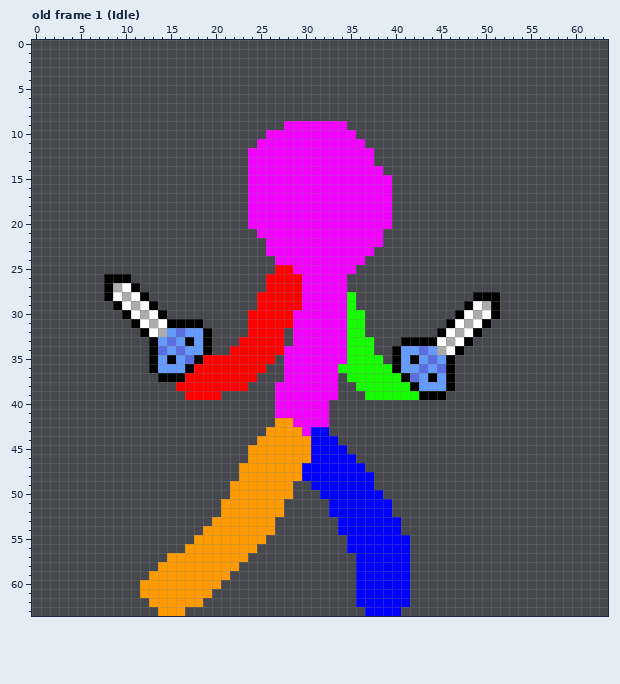
Two states of a pixel-art file, Assets/TurnBattleSystem/Jeremy/JeremyAsepriteMashup.aseprite. Above, as it was before the edit.
64x64 pixels, 11 frames. Shown: old frame 1 (Idle). The commit also changed other frames, which this record leaves out.
Once edited:
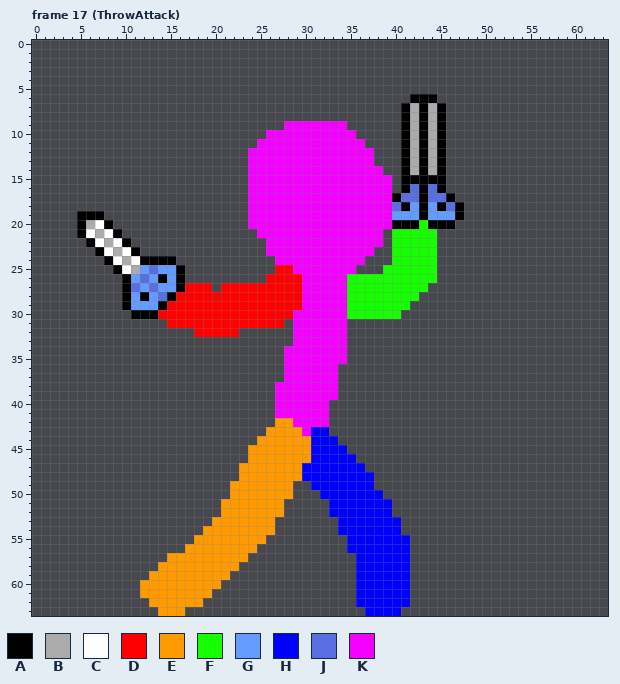
Palette (. is transparent): A #000000  B #ababab  C #ffffff  D #ff0000  E #ff9b00  F #16ff00  G #639bff  H #0000ff  J #5b6ee1  K #f400ff
A new or re-ordered frame is compared with the old frame closest to it.
The exact change:
frames 11 -> 24
Changed rows in their new state; - is an unchanged pixel.
Frame 17 (ThrowAttack) is new; against old frame 1 (Idle), layers "Layer 5", "Layer 3":
first column x 5:
 6 -------------------------------------AAA-------
 7 ------------------------------------ABABA------
 8 ------------------------------------ABABA------
 9 ------------------------------------ABABA------
10 ------------------------------------ABABA------
11 ------------------------------------ABABA------
12 ------------------------------------ABABA------
13 ------------------------------------ABABA------
14 ------------------------------------ABABA------
15 ------------------------------------AAAAA------
16 ------------------------------------AJAJA------
17 -----------------------------------AJJAJJA-----
18 -----------------------------------JAGAGAJA----
19 AAA--------------------------------GGGAGGGA----
20 ABCA-------------------------------AAAFAAA-----
21 ACBCA------------------------------FFFFF-------
22 -ACBCA-----------------------------FFFFF-------
23 --ACBCA----------------------------FFFFF-------
24 ---ACBCAAAA------------------------FFFFF-------
25 ----ACBGJGGA----------------------FFFFFF-------
26 ---..-GJGAGA------------------FFFFFFFFFF-------
27 ---..AJGJGGADDD-DDDDD---------FFFFFFFFF--------
28 ---..AG-GJADDDDDDDDD-----------FFFFFFF------...
29 ----.AGGGADDDDDDDDDD-----------FFFFFF------....
30 -----.AAADDDDDDDDDD-------------FFFF------.....
31 ------....DDDDDDDDD----.------..---------.....-
32 -------......DDDDD-....-------..--------.....--
33 --------.......---.....-------...---........---
34 --------.......--......-------...--........----
35 --------..............--------....-.......-----
36 --------.............--------.............-----
37 ---------...........----------............-----
38 -----------........------------...........-----
39 ------------....----------------.........------
Where, in picture pixels (left, top, right, bottom), the same in both pictures:
changed: (338, 94, 500, 400)
changed: (77, 211, 293, 400)
